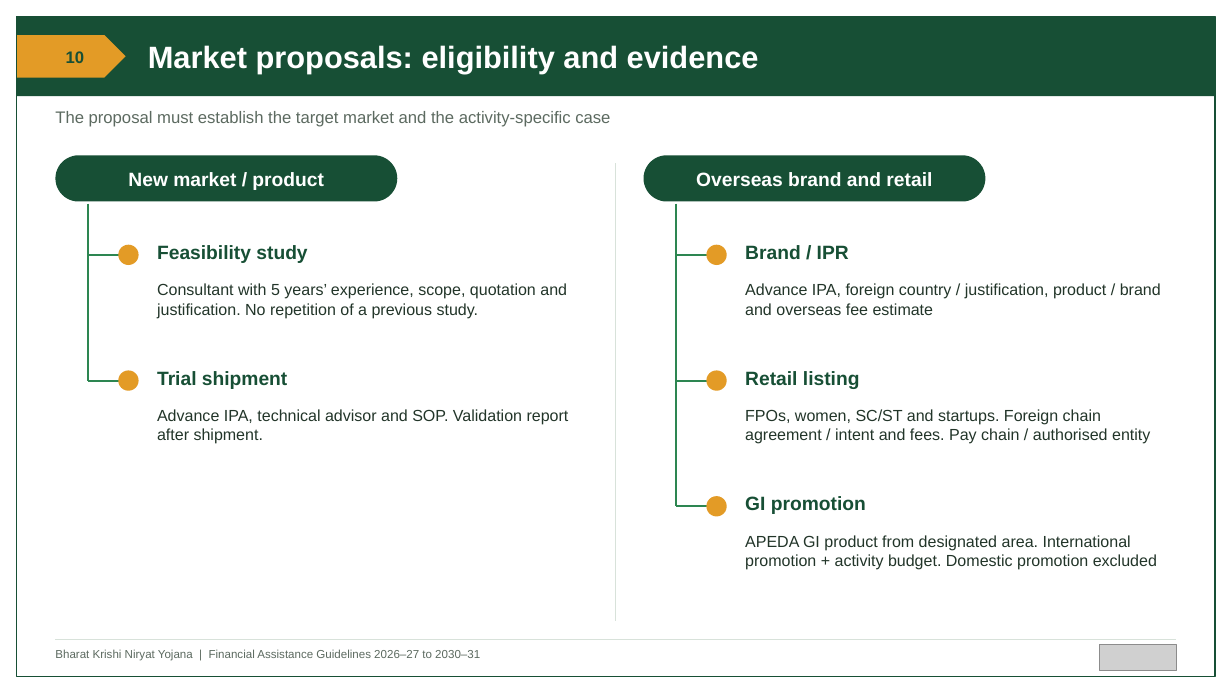
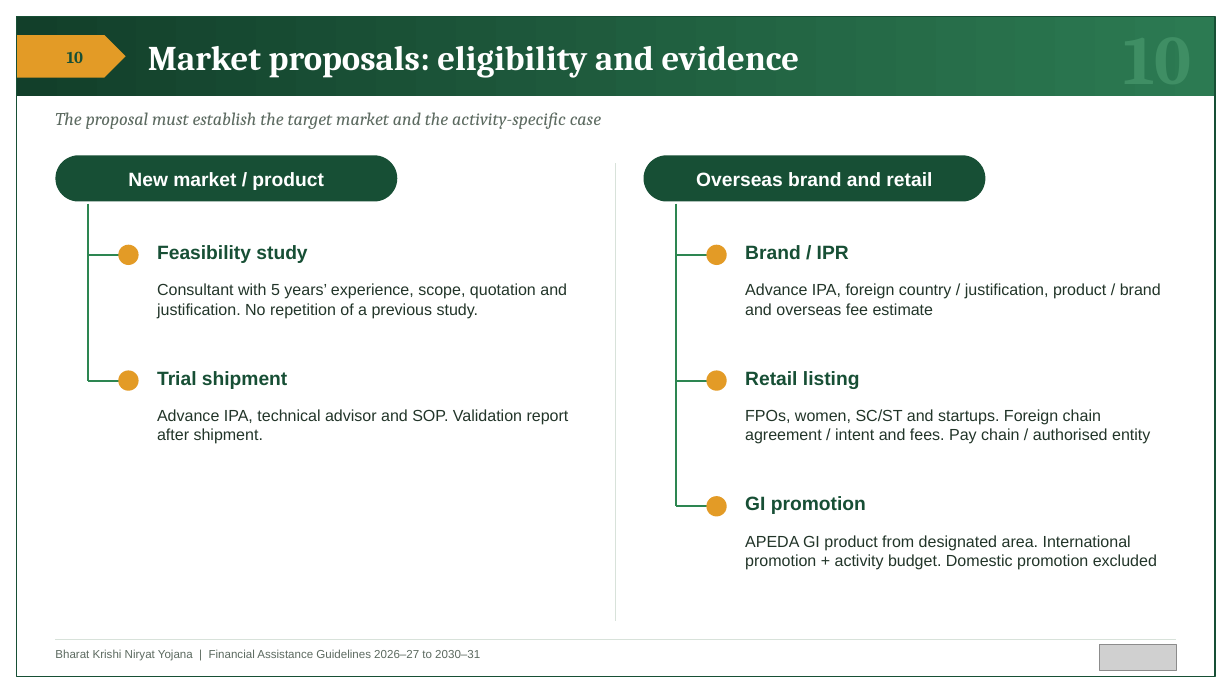
Before and after one commit to BantheFox012/FM, a slide deck: slide 10 of APEDA_BKNY_Standard_40_Percent.pptx. Drawn at 1232x693 pixels with LibreOffice and Linux fonts; fonts in the diff are those of the drawing; grey boxes stand for pictures. Boxes give left, top, right and bottom in pixels: in the first picture for what was removed or moved away, otherwise in the second. Text is boxed around its words. In the diff, an @@ line names an element or a change of style, - is before the commit and + after.

```diff
--- a/APEDA_BKNY_Standard_40_Percent.pptx
+++ b/APEDA_BKNY_Standard_40_Percent.pptx
@@ rectangle at (17,17,1215,96): fill #174F35 to gradient #123F2A to #2C7A52 @@
@@ text "Market proposals: eligibility and evidence" at (148,46,800,78): size 24 to 27 pt, font Arial to Cambria @@
@@ text "10" at (67,51,84,63): font Arial to Cambria @@
@@ text "The proposal must establish the ..." at (55,112,601,129): size 13 to 14 pt, font Arial to Cambria, italic on @@
@@ text added at (1123,96,1192,98), 54 pt, text #3F8E64, bold @@
+10
```
Also in this commit, not shown: 13 other slides changed.
